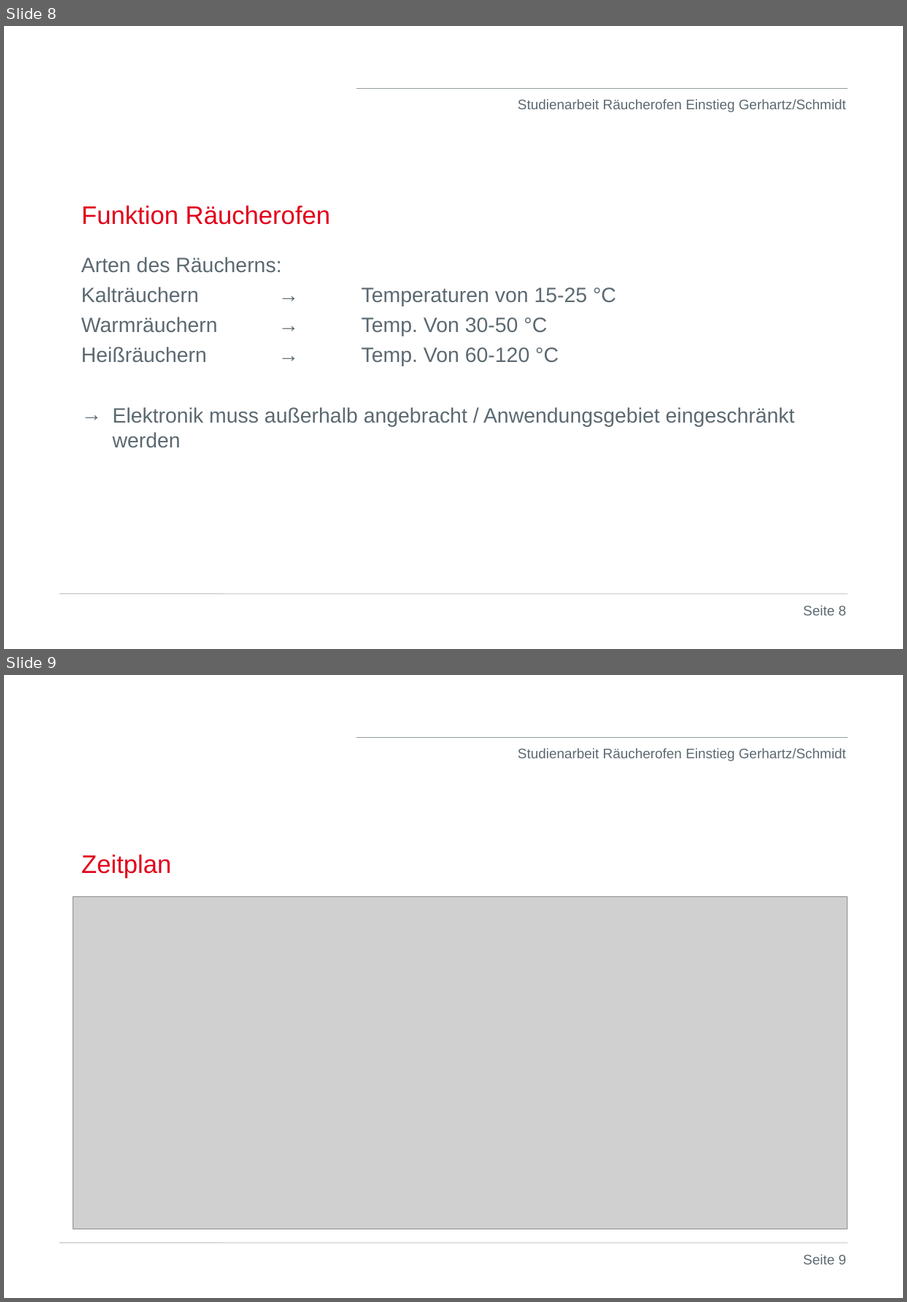
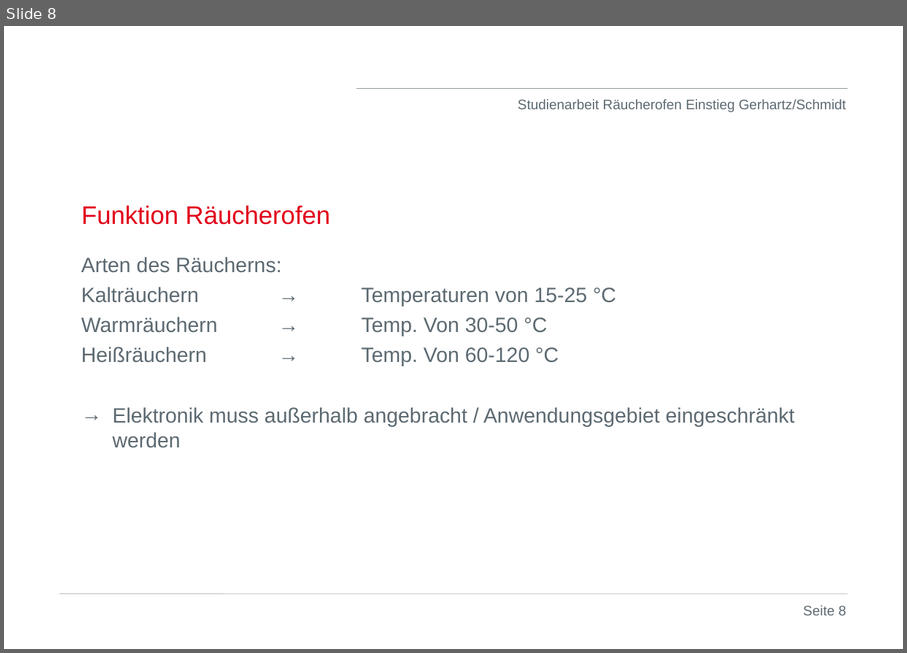
Before and after one commit to stege00/Raeucherofen, a slide deck: 05_Dokumente_DHBW/Präsentationen/KW40_2021_Studienarbeit_Gerhartz_Schmidt_Einstieg.ppt. Shown one above the other, each under a label of ours: slides 8 and 9 before the commit, slide 8 after it. The pictures are 907x1302 and 907x653 pixels, drawn with LibreOffice and Linux fonts; fonts in the diff are those of the drawing; grey boxes stand for pictures; background and template pictures are left out. Boxes give left, top, right and bottom in pixels: in the first picture for what was removed or moved away, otherwise in the second. Text is boxed around its words. In the diff, an @@ line names an element or a change of style, - is before the commit and + after.

```diff
--- a/05_Dokumente_DHBW/Präsentationen/KW40_2021_Studienarbeit_Gerhartz_Schmidt_Einstieg.ppt
+++ b/05_Dokumente_DHBW/Präsentationen/KW40_2021_Studienarbeit_Gerhartz_Schmidt_Einstieg.ppt
@@ slide 9 removed at bbox=[4, 675, 903, 1298], background #FFFFFF; not listed: 3 template elements that a slide beside it also shows @@
@@ title removed at bbox=[81, 854, 171, 878] @@
-Zeitplan
@@ picture removed at bbox=[73, 896, 847, 1228] @@
@@ page number removed at bbox=[803, 1254, 847, 1264] @@
-Seite 9
```
Also in this commit, not shown: 1 slide changed, 2 slides added.
